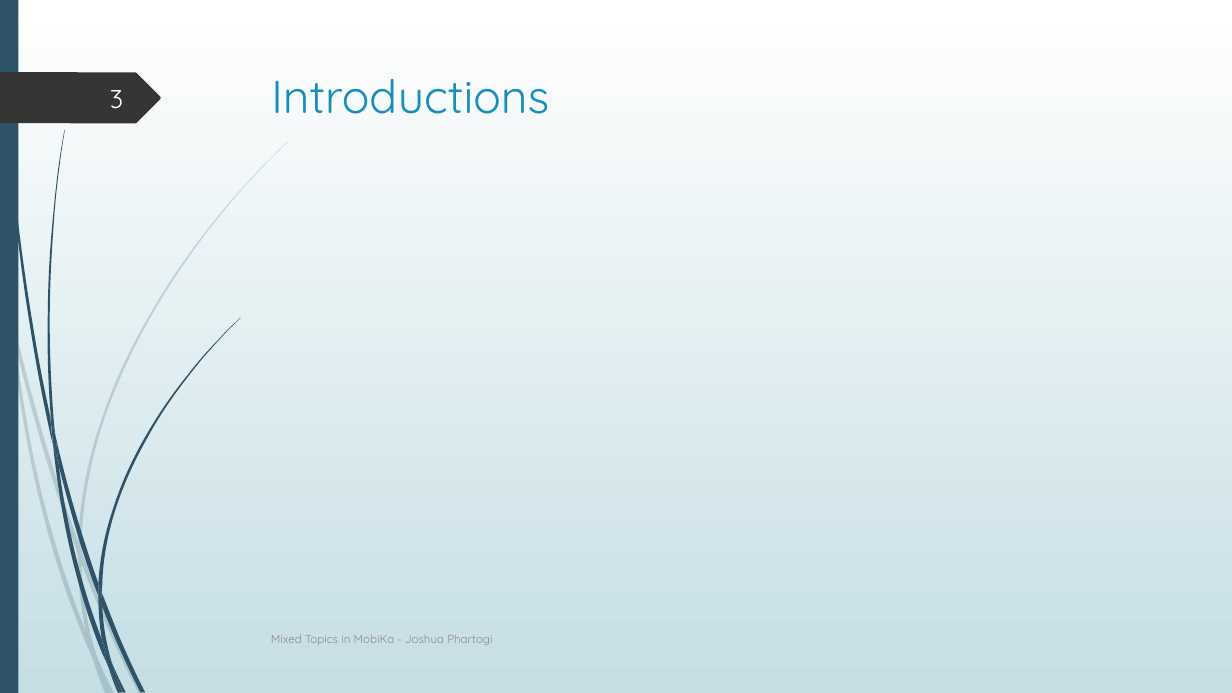
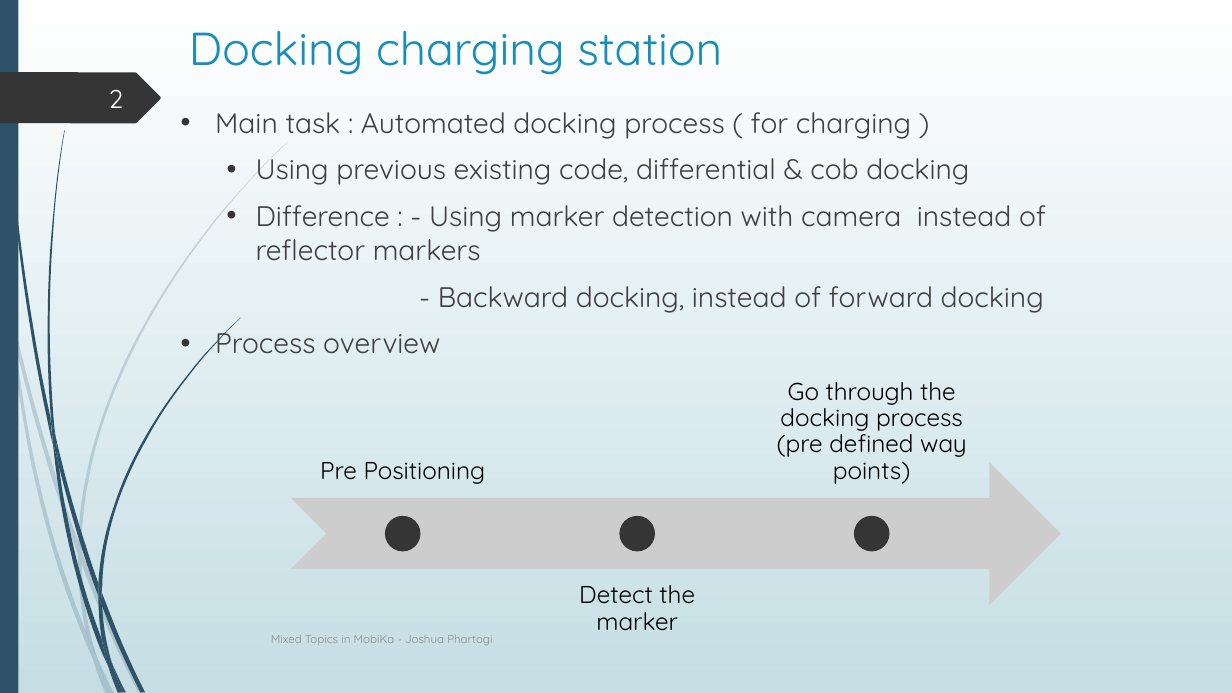
Before and after one commit to Jphartogi/Ipa_final_presentation, a slide deck: slide 2 of Internship Presentation.pptx (slide 3 before the commit). Drawn at 1232x693 pixels with LibreOffice and Linux fonts; fonts in the diff are those of the drawing. Boxes give left, top, right and bottom in pixels: in the first picture for what was removed or moved away, otherwise in the second. Text is boxed around its words. In the diff, an @@ line names an element or a change of style, - is before the commit and + after.

```diff
--- a/Internship Presentation.pptx
+++ b/Internship Presentation.pptx
@@ title at box(189, 31, 722, 75): text changed @@
-Introductions
+Docking charging station
@@ page number at box(109, 90, 124, 108): text changed @@
-3
+2
@@ text added at box(215, 112, 1046, 354), 22 pt, text #404040 @@
+• Main task : Automated docking process ( for charging )
+  • Using previous existing code, differential & cob docking
+  • Difference : - Using marker detection with camera instead of reflector markers
+  - Backward docking, instead of forward docking
+• Process overview
@@ group added at box(291, 382, 1061, 631): 3 texts, 3 ellipses, 1 notched right arrow @@
+Pre Positioning
+Detect the marker
+Go through the docking process (pre defined way points)
```
Also in this commit, not shown: 7 other slides changed, 1 slide added, 1 slide removed.
